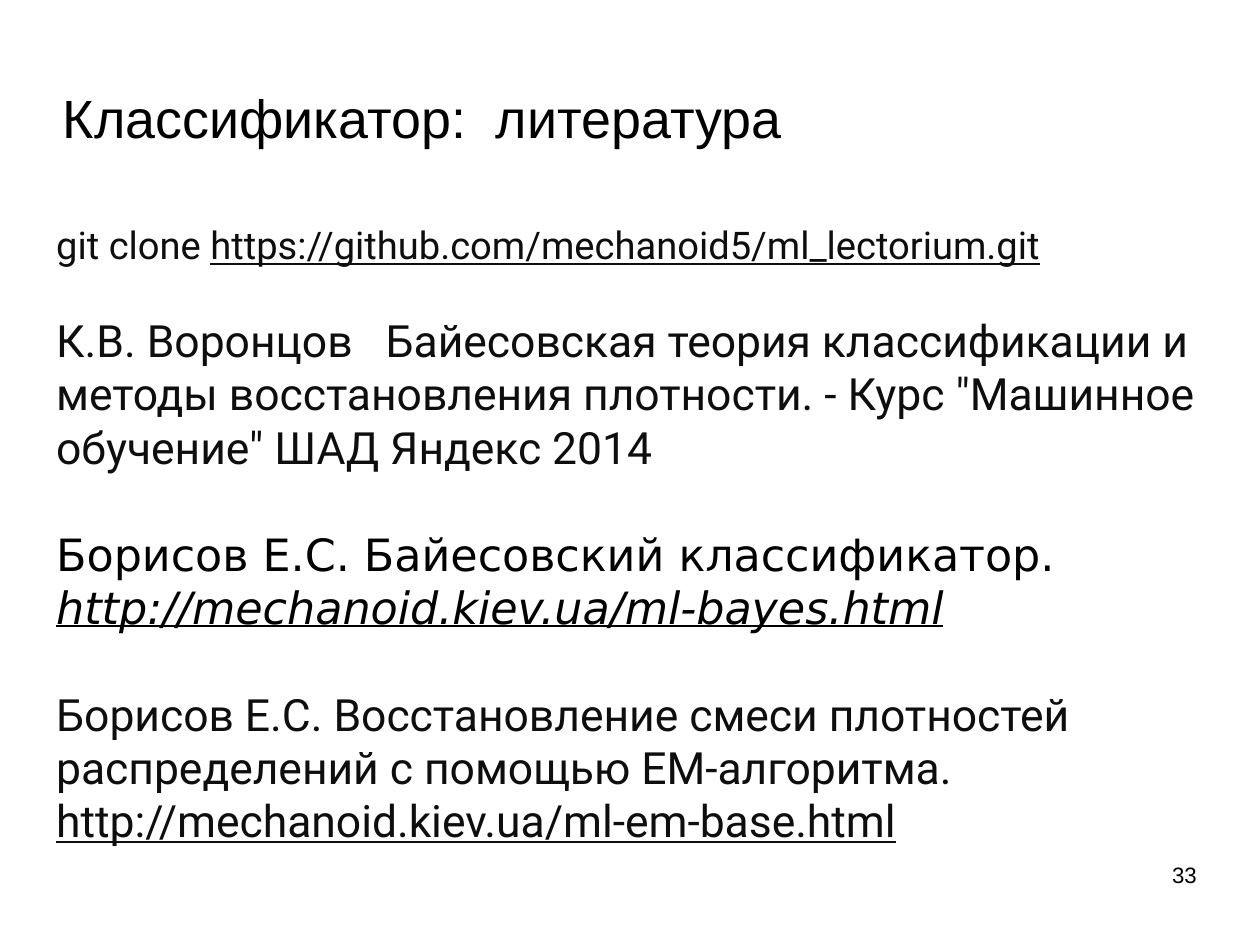
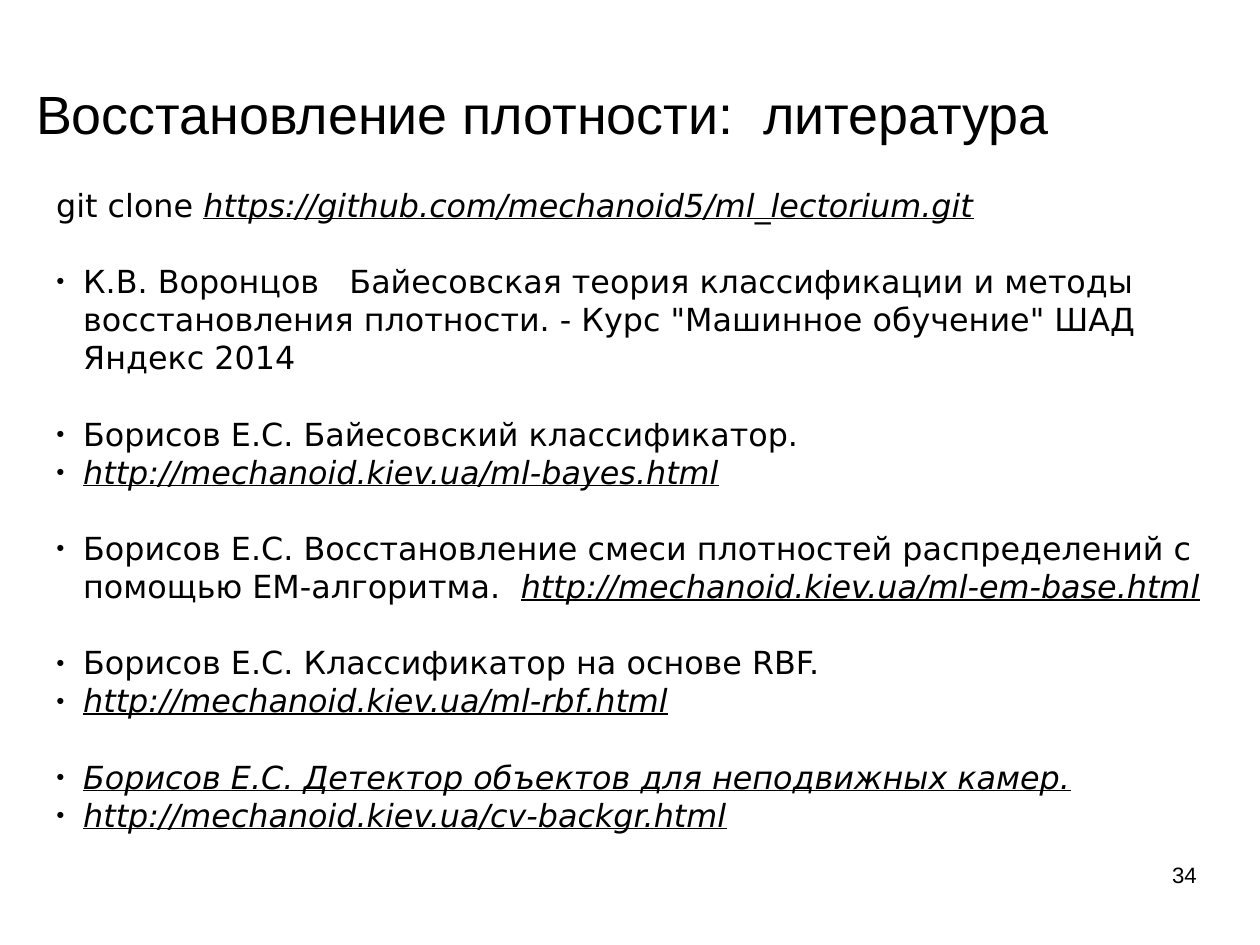
Before and after one commit to mechanoid5/ml_lectorium_legacy, a slide deck: slide 34 of 05-em.odp (slide 33 before the commit). Drawn at 1260x945 pixels with LibreOffice and Linux fonts; fonts in the diff are those of the drawing; background and template pictures are left out. Boxes give left, top, right and bottom in pixels: in the first picture for what was removed or moved away, otherwise in the second. Text is boxed around its words. In the diff, an @@ line names an element or a change of style, - is before the commit and + after.

```diff
--- a/05-em.odp
+++ b/05-em.odp
@@ title at (x1=36, y1=97, x2=1049, y2=144): text changed @@
-Классификатор: литература
+Восстановление плотности: литература
@@ text "git clone https://github.com/mechanoid5/ml_lectorium.git" moved from (x1=56, y1=230, x2=1195, y2=846) to (x1=56, y1=193, x2=1200, y2=834) @@
@@ text at (x1=56, y1=193, x2=1135, y2=491): size 24 to 20 pt in "git clone https://github.com/mechanoid5/ml_lectorium.git"; font Roboto to DejaVu Sans, text colour #0E0E0E to #000000 in "git clone https://github.com/mechanoid5/ml_lectorium.git", "К.В. Воронцов Байесовская теория классификации и методы ..."; italic on in "https://github.com/mechanoid5/ml_lectorium.git"; size 28 to 20 pt in "К.В. Воронцов Байесовская теория классификации и методы ...", "Борисов Е.С. Байесовский классификатор.", "http://mechanoid.kiev.ua/ml-bayes.html"; bullet none to ● @@
@@ text at (x1=83, y1=536, x2=1200, y2=834): text changed; size 28 to 20 pt; font Roboto to DejaVu Sans; text colour #0E0E0E to #000000; italic on @@
-Борисов Е.С. Восстановление смеси плотностей распределений с помощью EM-алгоритма.
-http://mechanoid.kiev.ua/ml-em-base.html
+● Борисов Е.С. Восстановление смеси плотностей распределений с помощью EM-алгоритма. http://mechanoid.kiev.ua/ml-em-base.html
+● Борисов Е.С. Классификатор на основе RBF.
+● http://mechanoid.kiev.ua/ml-rbf.html
+● Борисов Е.С. Детектор объектов для неподвижных камер.
+● http://mechanoid.kiev.ua/cv-backgr.html
@@ page number at (x1=1172, y1=867, x2=1197, y2=884): text changed @@
-33
+34
```
Also in this commit, not shown: 2 other slides changed, 2 slides added, 1 slide removed, 3 other files.
